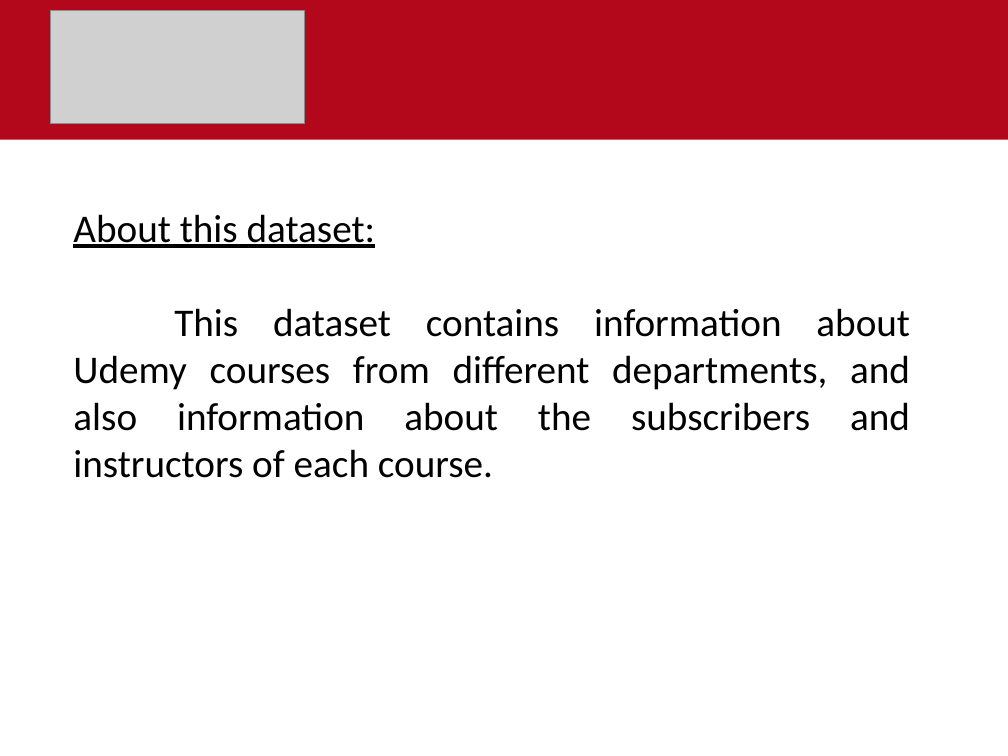
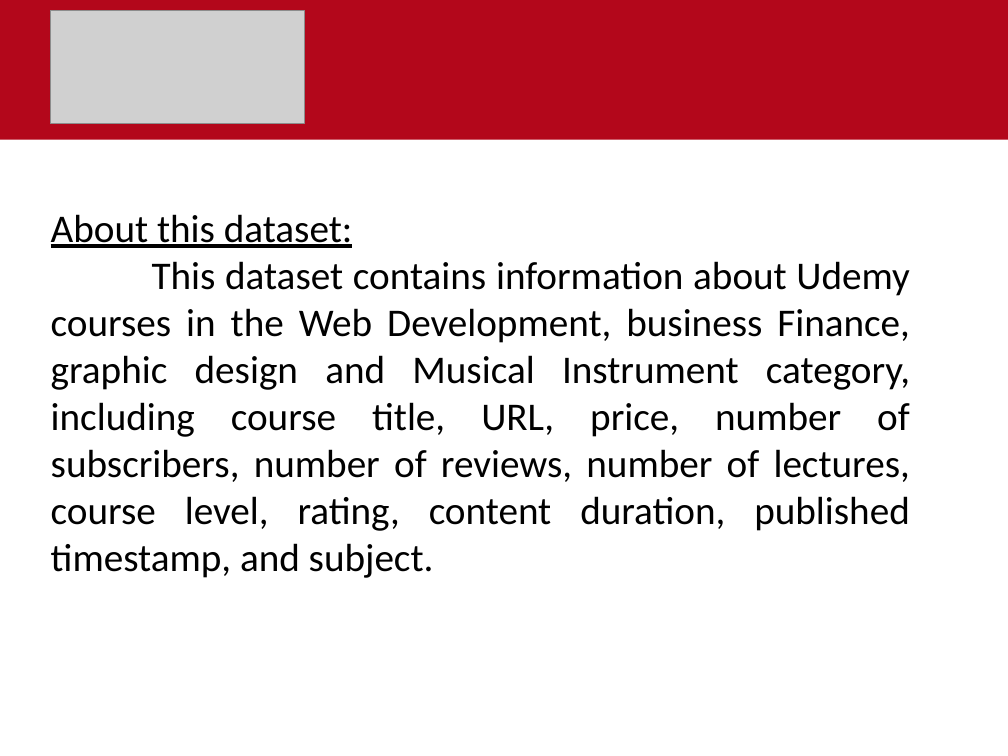
Before and after one commit to Irfankhnunipd/DB2-2022-2023, a slide deck: slide 2 of presentation.pptx. Drawn at 1008x756 pixels with LibreOffice and Linux fonts; fonts in the diff are those of the drawing; grey boxes stand for pictures. Boxes give left, top, right and bottom in pixels: in the first picture for what was removed or moved away, otherwise in the second. Text is boxed around its words. In the diff, an @@ line names an element or a change of style, - is before the commit and + after.

```diff
--- a/presentation.pptx
+++ b/presentation.pptx
@@ text "About this dataset:": place and size @@
-text "About this dataset:" at [73, 214, 910, 478]
+text "About this dataset:" at [51, 214, 910, 578]
@@ text at [51, 261, 910, 578]: text changed @@
-This dataset contains information about Udemy courses from different departments, and also information about the subscribers and instructors of each course.
+This dataset contains information about Udemy courses in the Web Development, business Finance, graphic design and Musical Instrument category, including course title, URL, price, number of subscribers, number of reviews, number of lectures, course level, rating, content duration, published timestamp, and subject.
```
Also in this commit, not shown: 8 other slides changed.
